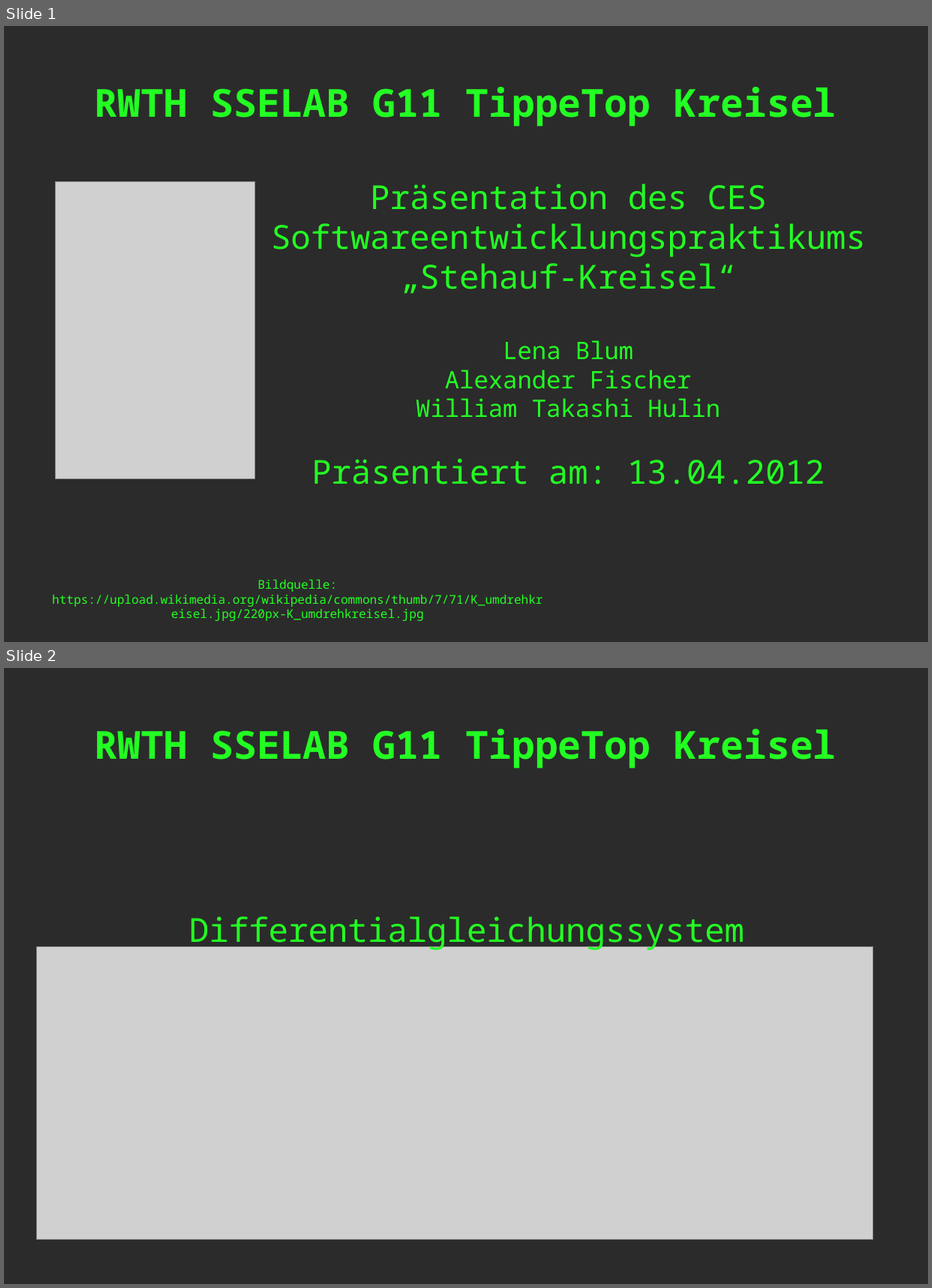
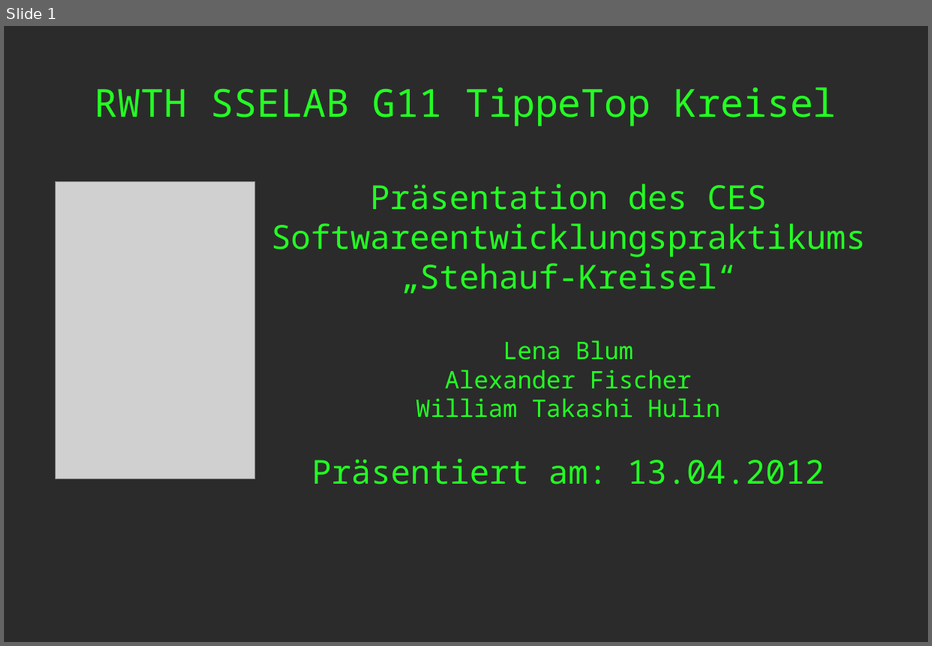
Before and after one commit to masterjava1/rwthsselabws2011g11, a slide deck: branches/doc/sselab_lena_praesentation.odp. Shown one above the other, each under a label of ours: slides 1 and 2 before the commit, slide 1 after it. The pictures are 932x1288 and 932x646 pixels, drawn with LibreOffice and Linux fonts; fonts in the diff are those of the drawing; grey boxes stand for pictures; background and template pictures are left out; a plain dark background stands for a picture behind light text. Boxes give left, top, right and bottom in pixels: in the first picture for what was removed or moved away, otherwise in the second. Text is boxed around its words. In the diff, an @@ line names an element or a change of style, - is before the commit and + after.

```diff
--- a/branches/doc/sselab_lena_praesentation.odp
+++ b/branches/doc/sselab_lena_praesentation.odp
@@ slide 2 removed at bbox=[4, 668, 928, 1284], background picture (left out) @@
@@ title removed at bbox=[95, 729, 836, 768] @@
-RWTH SSELAB G11 TippeTop Kreisel
@@ text removed at bbox=[189, 916, 744, 951] @@
-Differentialgleichungssystem
@@ picture removed at bbox=[37, 947, 873, 1240] @@
@@ slide 1 changed as well @@
@@ title "RWTH SSELAB G11 TippeTop Kreisel" at bbox=[95, 88, 836, 126]: bold off @@
@@ text removed at bbox=[52, 579, 542, 621] @@
-Bildquelle: https://upload.wikimedia.org/wikipedia/commons/thumb/7/71/K_umdrehkreisel.jpg/220px-K_umdrehkreisel.jpg
```
Also in this commit, not shown: 2 other slides changed, 17 slides added, 5 other slides removed.
